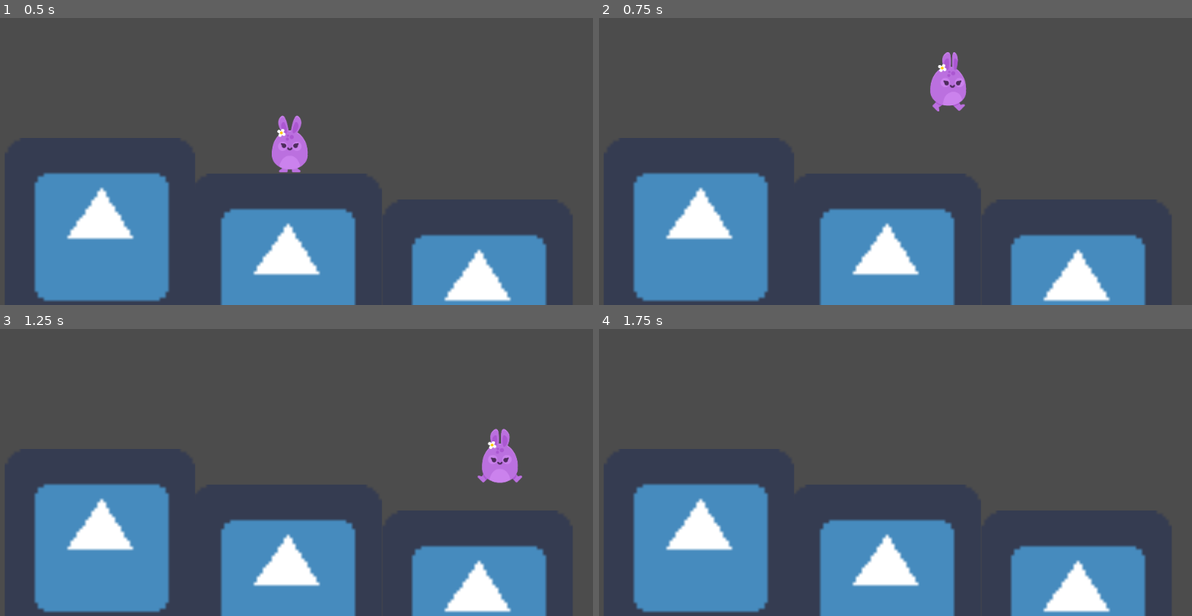
Above: before the commit, frames 1-4 (two rows, left to right).
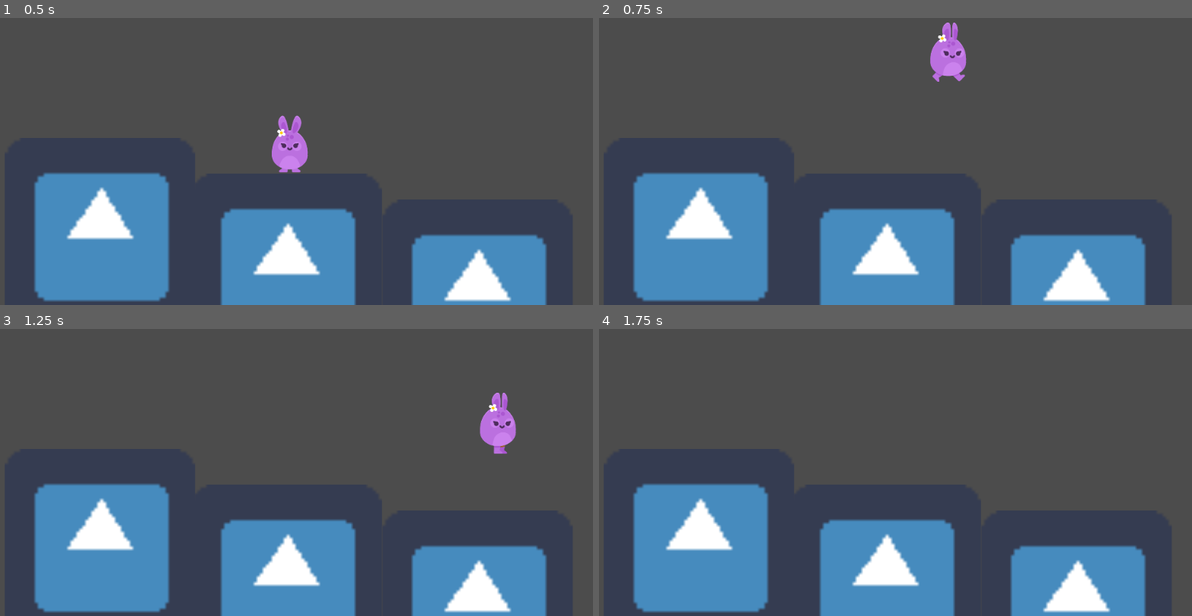
Above: after the commit, the same moments.

Repository: d-fect/DiscoveringGodot
Game: Godot game, scene res://Levels/Level1.tscn
The game is run twice, just before and just after one commit, with the same random seed, the same clock (stepped at 60 frames per second) and the same inputs. The engine's default icon, where the game draws it, is replaced by a stand-in: a white triangle on a blue panel in a dark square.
Inputs:
- Up to frame 1 (0.5 s): no input
- Up to frame 2 (0.75 s): hold D (right) from 0.53 s (still down); hold Space (jump) from 0.53 s (still down)
- Up to frame 3 (1.25 s): keep holding D (right); keep holding Space (jump)
- Up to frame 4 (1.75 s): keep holding D (right); release Space (jump) at 1.28 s; tap Space (jump) at 1.35, 1.52 s

Frame 1 is identical in both runs. In frame 2, 1.3% of the frame differs, in the area x 55-63%, y 1-33%; in frame 3, 1.4%, in the area x 80-89%, y 22-54%; in frame 4, nothing differs.

Commit message:
38: Moved sprite animation and movement to a separate node
Removed "course-code", so now only have code given by other players in Q&A

Diff:
--- a/Hoppy Days/Player/Player.gd
+++ b/Hoppy Days/Player/Player.gd
@@ -7,15 +7,15 @@
 const SPEED : int = 1000
 const GRAVITY = 300
 const UP = Vector2(0, -1)
-const JUMP_SPEED = 3000
+const JUMP_SPEED = 3500
+
+signal animate
 
 func _physics_process(delta):				# Delta is time in seconds between frames
 	apply_gravity()
 	jump()
 	move()
 	animate()
-# Movement as given in course
-#	move_and_slide(motion, UP)
 # Movement as given by Samuli, see apply_gravity()-comments
 	motion = move_and_slide(motion, UP)
 
@@ -23,11 +23,7 @@
 # Gravity calculation as given by Samuli (https://www.udemy.com/user/samuli-7/) in Q/A on lecture 36
 # This will fix a "bug" where rabbit won't always jump but feels a little stuck to the ground
 func apply_gravity():
-# Gravity-calculations as given by course
-#	if is_on_floor():
-#		motion.y = 0
-#	else:
-#		motion.y += GRAVITY
+
 	motion.y += GRAVITY
 
 
@@ -40,13 +36,6 @@
 # Idea is if left is pressed, it will have a value of -1 and if right is pressed, it will have a value of +1.
 # If both are pressed, then no movement is made.
 func move():
-#	Movement function as given in course
-#	if Input.is_action_pressed("left") and not Input.is_action_pressed("right"):
-#		motion.x = -SPEED
-#	elif Input.is_action_pressed("right") and not Input.is_action_pressed("left"):
-#		motion.x = SPEED
-#	else:
-#		motion.x = 0
 	right = int(Input.is_action_pressed("right"))
 	left = -int(Input.is_action_pressed("left"))
 	motion.x = (left + right) *  SPEED
@@ -54,21 +43,4 @@
 
 #Animation function as given by Rob (https://www.udemy.com/user/rob-van-putten-2/) in lecture 37
 func animate():
-# Animate as given by course
-#	if motion.y < 0:
-#		$AnimatedSprite.play("jump")
-#	elif motion.x < 0:
-#		$AnimatedSprite.flip_h = true
-#		$AnimatedSprite.play("walk")
-#	elif motion.x > 0:
-#		$AnimatedSprite.flip_h = false
-#		$AnimatedSprite.play("walk")
-#	else:
-#		$AnimatedSprite.play("idle")
-	if motion.y < 0:
-		$AnimatedSprite.play("jump")
-	elif motion.x != 0:
-		$AnimatedSprite.play("walk")
-		$AnimatedSprite.set_flip_h(motion.x < 0)
-	else:
-		$AnimatedSprite.play("idle")
+	emit_signal("animate", motion)
--- a/Hoppy Days/Player/Player.tscn
+++ b/Hoppy Days/Player/Player.tscn
@@ -1,33 +1,11 @@
-[gd_scene load_steps=9 format=2]
+[gd_scene load_steps=4 format=2]
 
 [ext_resource path="res://Player/Player.gd" type="Script" id=1]
-[ext_resource path="res://GFX/Players/bunny2_ready.png" type="Texture" id=2]
-[ext_resource path="res://GFX/Players/bunny2_stand.png" type="Texture" id=3]
-[ext_resource path="res://GFX/Players/bunny2_jump.png" type="Texture" id=4]
-[ext_resource path="res://GFX/Players/bunny2_walk1.png" type="Texture" id=5]
-[ext_resource path="res://GFX/Players/bunny2_walk2.png" type="Texture" id=6]
+[ext_resource path="res://Player/PlayerAnimation.tscn" type="PackedScene" id=2]
 
 [sub_resource type="CapsuleShape2D" id=1]
 radius = 60.1514
 height = 80.1661
-
-[sub_resource type="SpriteFrames" id=2]
-animations = [ {
-"frames": [ ExtResource( 2 ), ExtResource( 3 ) ],
-"loop": true,
-"name": "idle",
-"speed": 5.0
-}, {
-"frames": [ ExtResource( 4 ) ],
-"loop": true,
-"name": "jump",
-"speed": 5.0
-}, {
-"frames": [ ExtResource( 5 ), ExtResource( 6 ) ],
-"loop": true,
-"name": "walk",
-"speed": 10.0
-} ]
 
 [node name="Player" type="KinematicBody2D"]
 position = Vector2( 494.778, 313.073 )
@@ -40,7 +18,5 @@
 visible = false
 shape = SubResource( 1 )
 
-[node name="AnimatedSprite" type="AnimatedSprite" parent="."]
-frames = SubResource( 2 )
-animation = "walk"
-frame = 1
+[node name="PlayerAnimation" parent="." instance=ExtResource( 2 )]
+[connection signal="animate" from="." to="PlayerAnimation" method="_on_Player_animate"]
--- /dev/null
+++ b/Hoppy Days/Player/PlayerAnimation.gd
@@ -0,0 +1,10 @@
+extends AnimatedSprite
+
+func _on_Player_animate(motion):
+	if motion.y < 0:
+		play("jump")
+	elif motion.x != 0:
+		play("walk")
+		set_flip_h(motion.x < 0)
+	else:
+		play("idle")
--- /dev/null
+++ b/Hoppy Days/Player/PlayerAnimation.tscn
@@ -0,0 +1,32 @@
+[gd_scene load_steps=8 format=2]
+
+[ext_resource path="res://GFX/Players/bunny2_ready.png" type="Texture" id=1]
+[ext_resource path="res://GFX/Players/bunny2_stand.png" type="Texture" id=2]
+[ext_resource path="res://GFX/Players/bunny2_jump.png" type="Texture" id=3]
+[ext_resource path="res://GFX/Players/bunny2_walk1.png" type="Texture" id=4]
+[ext_resource path="res://GFX/Players/bunny2_walk2.png" type="Texture" id=5]
+[ext_resource path="res://Player/PlayerAnimation.gd" type="Script" id=6]
+
+[sub_resource type="SpriteFrames" id=1]
+animations = [ {
+"frames": [ ExtResource( 1 ), ExtResource( 2 ) ],
+"loop": true,
+"name": "idle",
+"speed": 5.0
+}, {
+"frames": [ ExtResource( 3 ) ],
+"loop": true,
+"name": "jump",
+"speed": 5.0
+}, {
+"frames": [ ExtResource( 4 ), ExtResource( 5 ) ],
+"loop": true,
+"name": "walk",
+"speed": 10.0
+} ]
+
+[node name="PlayerAnimation" type="AnimatedSprite"]
+frames = SubResource( 1 )
+animation = "walk"
+frame = 1
+script = ExtResource( 6 )
